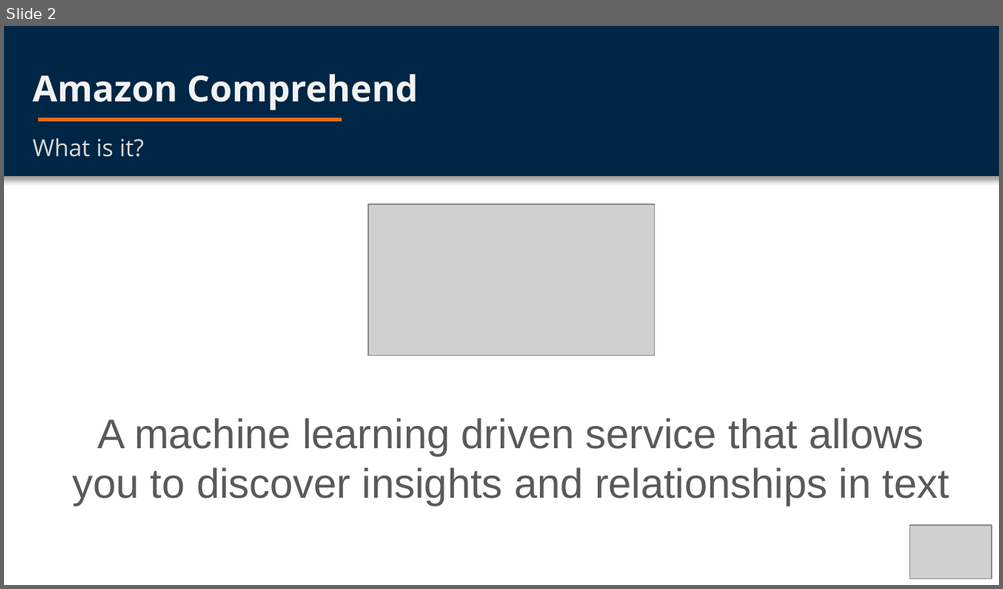
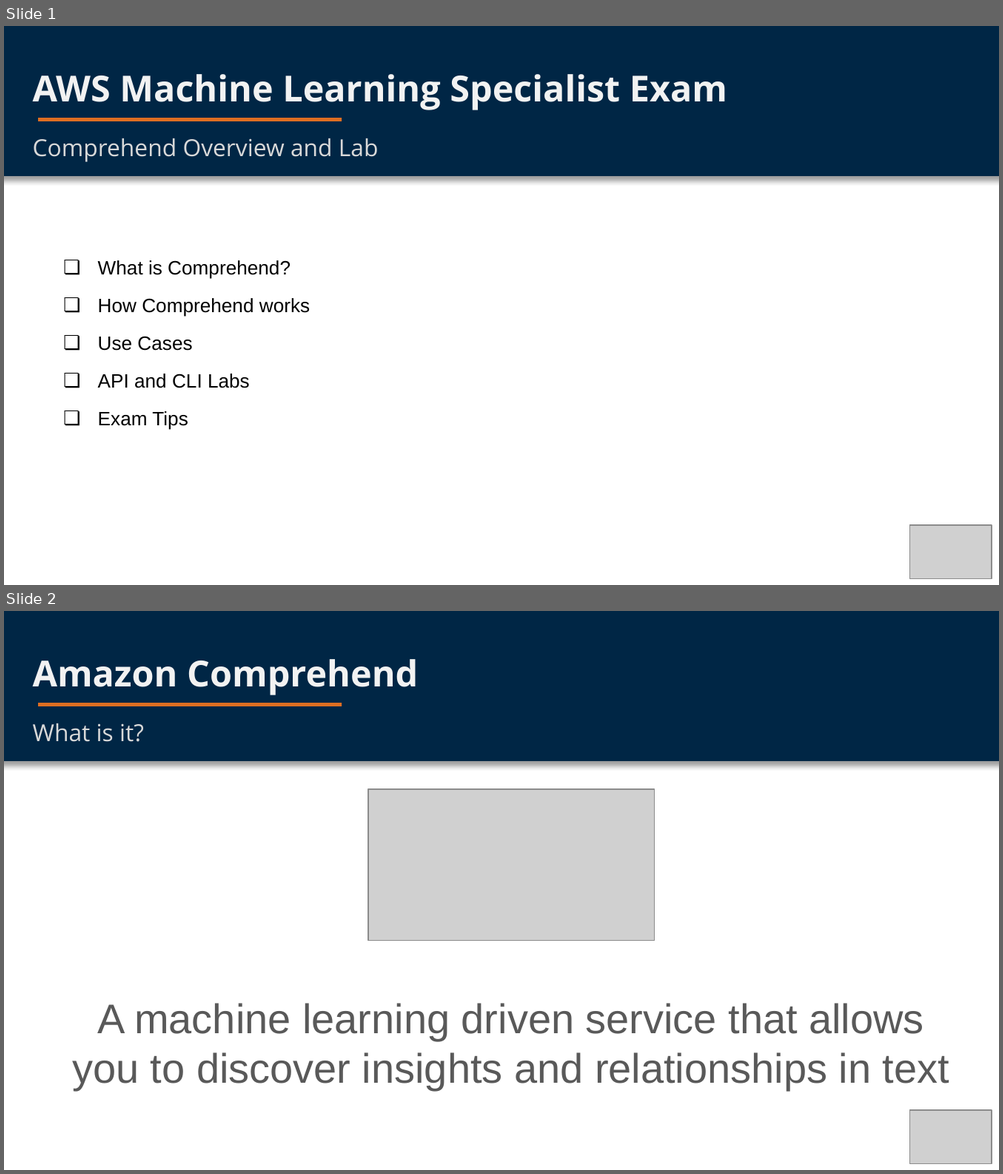
Before and after one commit to vbloise3/awsCert, a slide deck: public/Exam Notes/Comprehend Video Deck.pptx. Shown one above the other, each under a label of ours: slide 2 before the commit, slides 1 and 2 after it. The pictures are 1003x589 and 1003x1174 pixels, drawn with LibreOffice and Linux fonts; fonts in the diff are those of the drawing; grey boxes stand for pictures. Boxes give left, top, right and bottom in pixels: in the first picture for what was removed or moved away, otherwise in the second. Text is boxed around its words. In the diff, an @@ line names an element or a change of style, - is before the commit and + after.

Commit message:
updated Comprehend deck for WL vidoe submission

```diff
--- a/public/Exam Notes/Comprehend Video Deck.pptx
+++ b/public/Exam Notes/Comprehend Video Deck.pptx
@@ slide 1 added at (4, 26, 999, 585), background #FFFFFF @@
@@ rectangle added at (4, 26, 999, 176), fill #002645 @@
@@ text added at (33, 74, 727, 110), 26 pt, text #F2F2F2, bold @@
+AWS Machine Learning Specialist Exam
@@ rectangle added at (38, 118, 341, 121), fill #DE6E22 @@
@@ text added at (33, 138, 378, 162), 17 pt, text #D9D9D9 @@
+Comprehend Overview and Lab
@@ text added at (98, 261, 290, 279), 14 pt, text #000000 @@
+❏ What is Comprehend?
@@ text added at (98, 298, 310, 317), 14 pt, text #000000 @@
+❏ How Comprehend works
@@ text added at (98, 336, 192, 351), 14 pt, text #000000 @@
+❏ Use Cases
@@ text added at (98, 374, 250, 389), 14 pt, text #000000 @@
+❏ API and CLI Labs
@@ text added at (98, 412, 188, 430), 14 pt, text #000000 @@
+❏ Exam Tips
@@ picture added at (909, 526, 990, 579) @@
```
Also in this commit, not shown: 2 slides changed, 2 slides removed.
